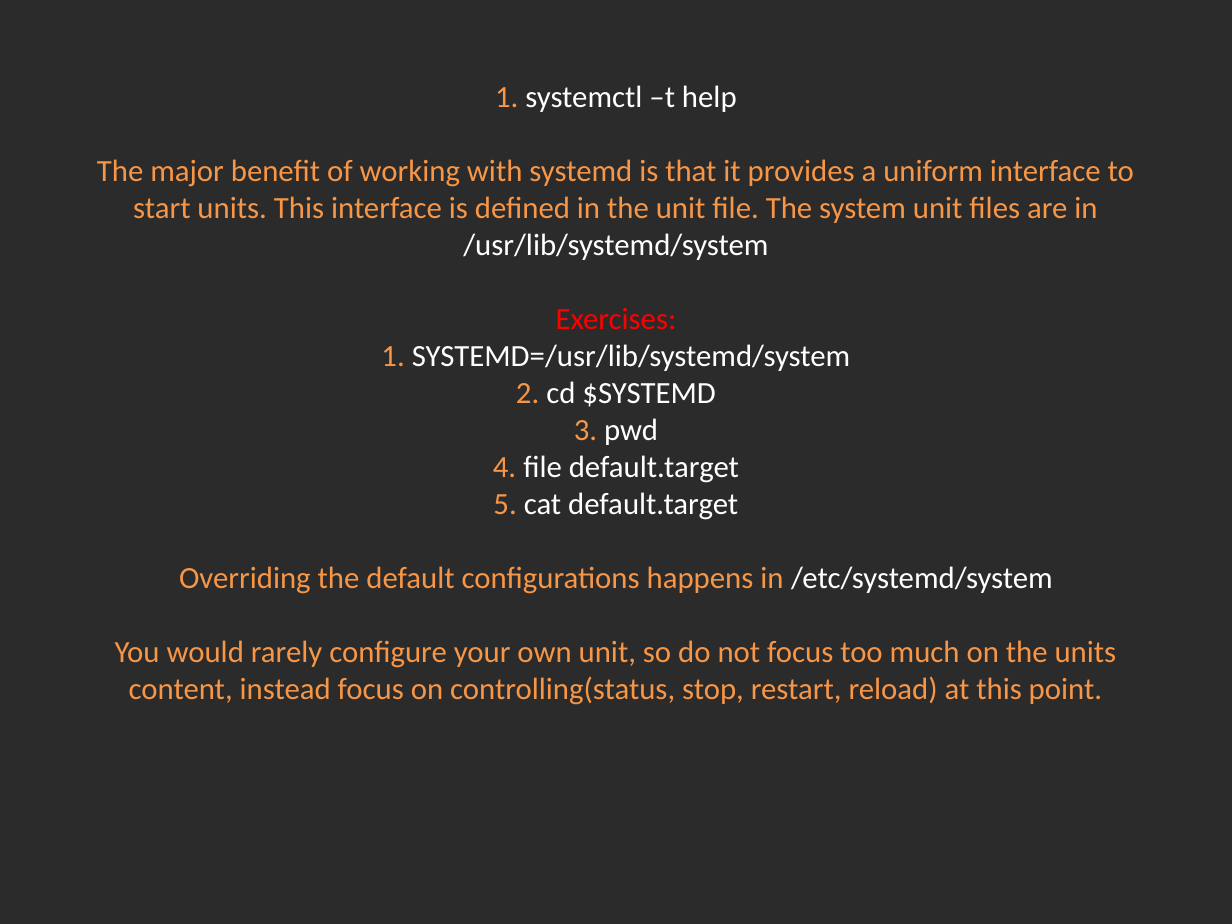
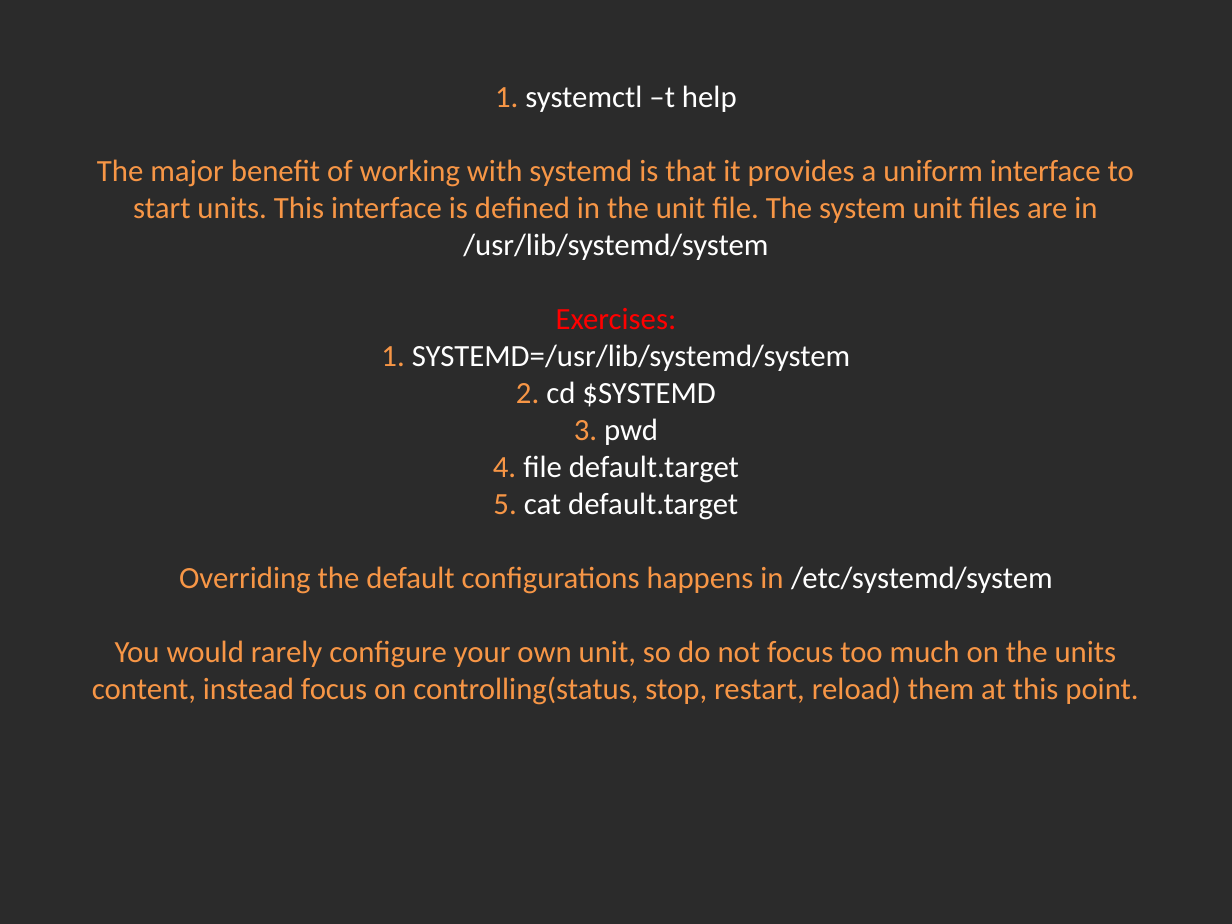
Before and after one commit to Academy-Soft-Intellect/Linux-Course, a slide deck: slide 4 of 10.SystemD_And_TheBootProcedure/10-SystemDAndTheBootProcedure.pptx. Drawn at 1232x924 pixels with LibreOffice and Linux fonts; fonts in the diff are those of the drawing; background and template pictures are left out; a plain dark background stands for a picture behind light text. Boxes give left, top, right and bottom in pixels: in the first picture for what was removed or moved away, otherwise in the second. Text is boxed around its words. In the diff, an @@ line names an element or a change of style, - is before the commit and + after.

Commit message:
Systemd typos.

```diff
--- a/10.SystemD_And_TheBootProcedure/10-SystemDAndTheBootProcedure.pptx
+++ b/10.SystemD_And_TheBootProcedure/10-SystemDAndTheBootProcedure.pptx
@@ title at (x1=92, y1=85, x2=1138, y2=705): text changed @@
-Exercises:
-1. systemctl –t help
-The major benefit of working with systemd is that it provides a uniform interface to start units. This interface is defined in the unit file. The system unit files are in /usr/lib/systemd/system
-Exercises:
-1. SYSTEMD=/usr/lib/systemd/system
-2. cd $SYSTEMD
-3. pwd
-4. file default.target
-5. cat default.target
-Overriding the default configurations happens in /etc/systemd/system
-You would rarely configure your own unit, so do not focus too much on the units content, instead focus on controlling(status, stop, restart, reload) at this point.
+Exercises:
+1. systemctl –t help
+The major benefit of working with systemd is that it provides a uniform interface to start units. This interface is defined in the unit file. The system unit files are in /usr/lib/systemd/system
+Exercises:
+1. SYSTEMD=/usr/lib/systemd/system
+2. cd $SYSTEMD
+3. pwd
+4. file default.target
+5. cat default.target
+Overriding the default configurations happens in /etc/systemd/system
+You would rarely configure your own unit, so do not focus too much on the units content, instead focus on controlling(status, stop, restart, reload) them at this point.
```
Also in this commit, not shown: 4 other slides changed.
